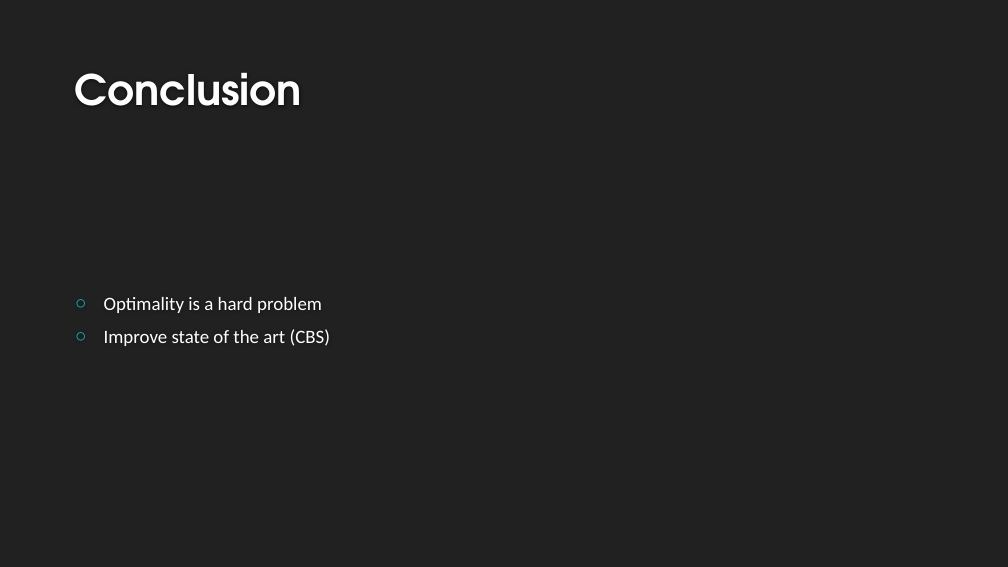
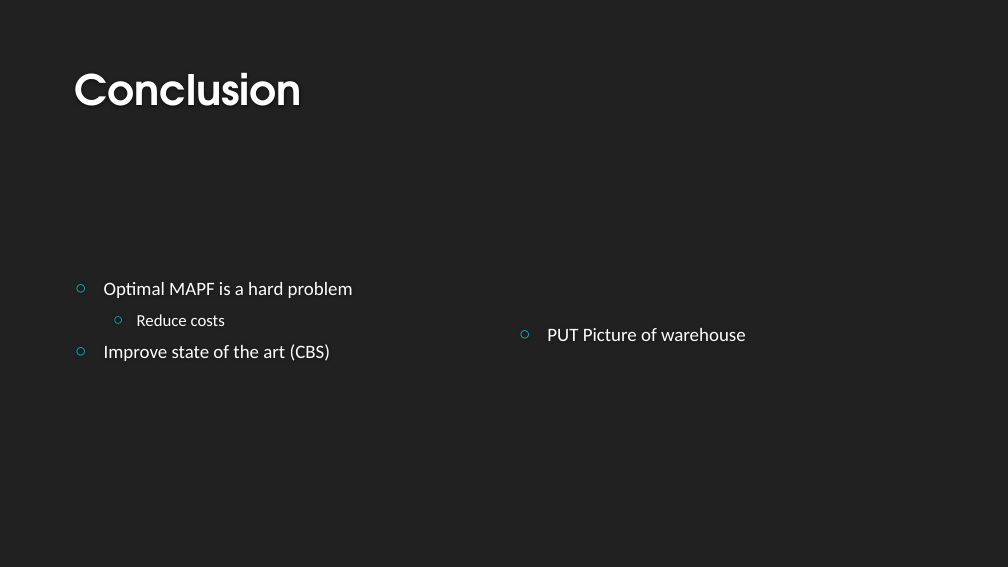
Before and after one commit to VikingDai/Honours-MAPF, a slide deck: slide 37 of Documents/Intermediate Presentation/Presentation Rev 3.pptx (slide 39 before the commit). Drawn at 1008x567 pixels with LibreOffice and Linux fonts; fonts in the diff are those of the drawing; background and template pictures are left out. Boxes give left, top, right and bottom in pixels: in the first picture for what was removed or moved away, otherwise in the second. Text is boxed around its words. In the diff, an @@ line names an element or a change of style, - is before the commit and + after.

```diff
--- a/Documents/Intermediate Presentation/Presentation Rev 3.pptx
+++ b/Documents/Intermediate Presentation/Presentation Rev 3.pptx
@@ text at <box>104,282,353,326</box>: text changed @@
-○ Optimality is a hard problem
+○ Optimal MAPF is a hard problem
+  ○ Reduce costs
@@ text added at <box>547,328,746,341</box>, 18 pt, text #FFFFFF @@
+○ PUT Picture of warehouse
```
Also in this commit, not shown: 6 other slides changed, 2 slides removed.
